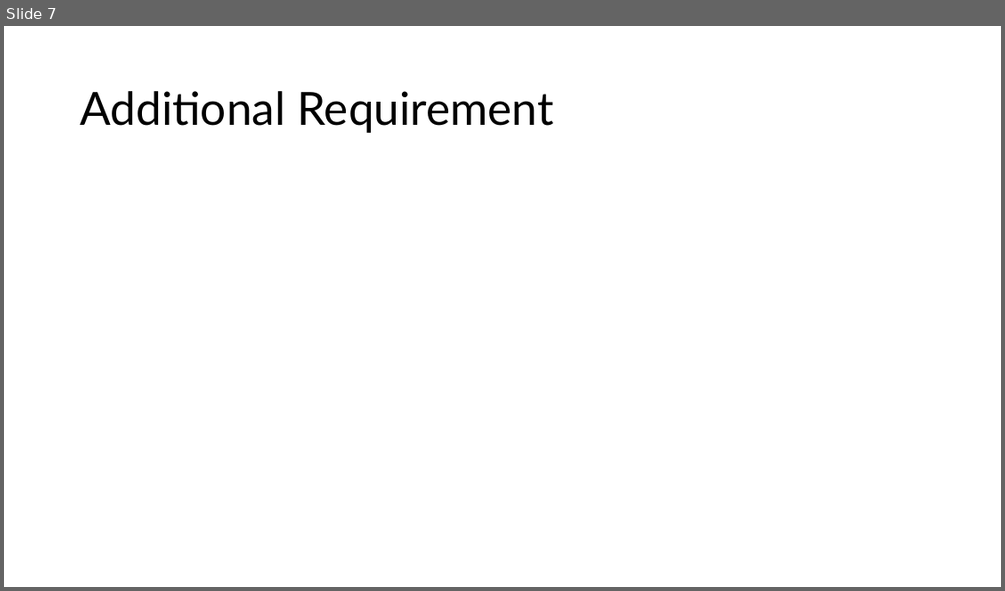
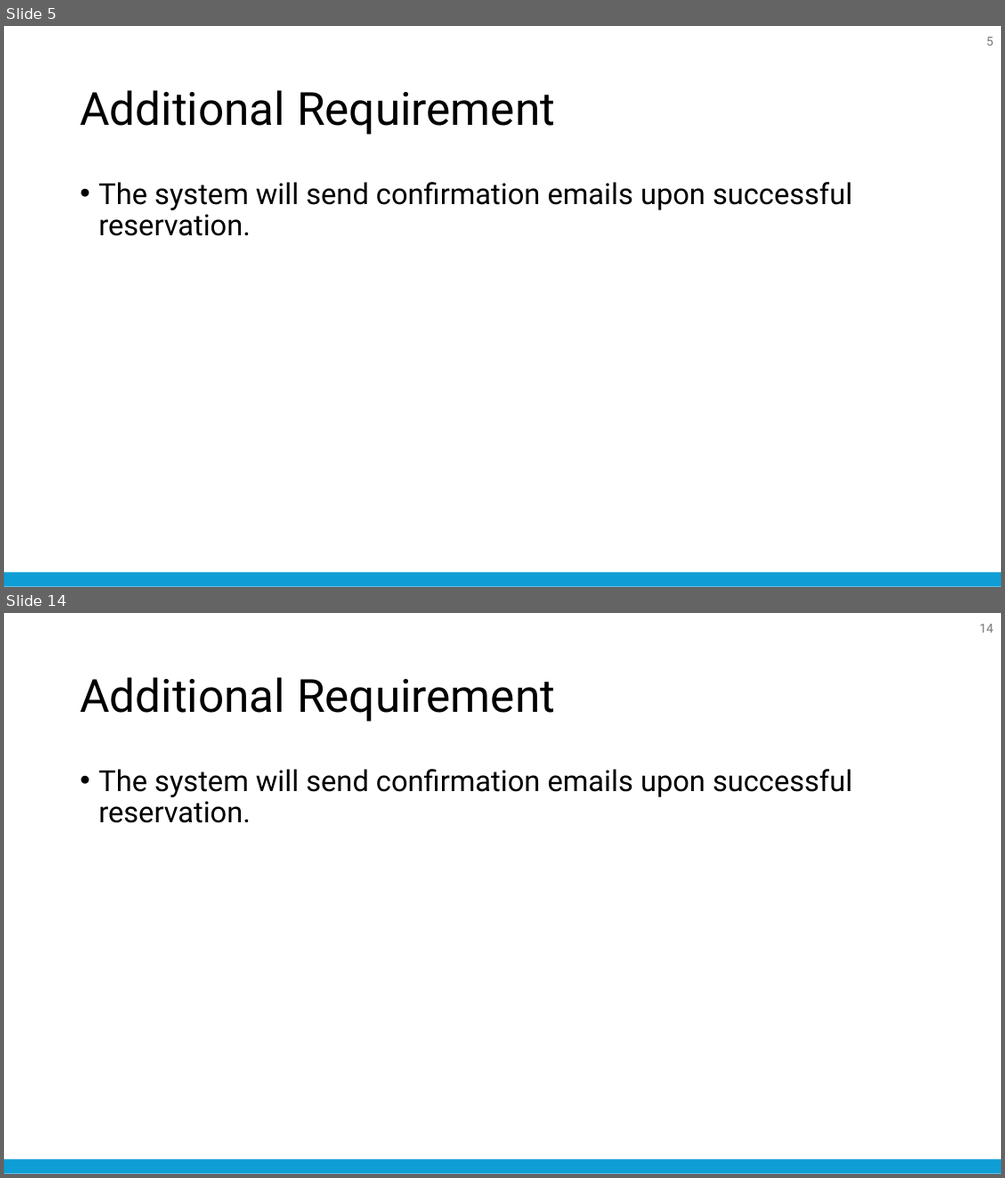
Before and after one commit to nattapong232/DentistBooking, a slide deck: SRS.pptx. Shown one above the other, each under a label of ours: slide 7 before the commit, slides 5 and 14 after it; the slides between them are not shown. The pictures are 1005x591 and 1005x1178 pixels, drawn with LibreOffice and Linux fonts; fonts in the diff are those of the drawing. Boxes give left, top, right and bottom in pixels: in the first picture for what was removed or moved away, otherwise in the second. Text is boxed around its words. In the diff, an @@ line names an element or a change of style, - is before the commit and + after.

```diff
--- a/SRS.pptx
+++ b/SRS.pptx
@@ slide 14 added at [4,613,1001,1174], background #FFFFFF; not listed: 1 template element that a slide beside it also shows @@
@@ page number added at [979,624,994,633], 12 pt, text #797979 @@
+14
@@ title added at [80,677,555,722], 44 pt, text #000000 @@
+Additional Requirement
@@ text added at [98,769,852,823], 28 pt, text #000000 @@
+• The system will send confirmation emails upon successful reservation.
@@ what was slide 7 is now slide 5 @@
@@ slide 5 changed as well @@
@@ page number added at [987,37,994,46], 12 pt, text #797979 @@
+5
@@ title "Additional Requirement" at [80,90,555,135]: font Lato to Roboto @@
@@ text added at [98,182,852,236], 28 pt, text #000000 @@
+• The system will send confirmation emails upon successful reservation.
@@ rounded rectangle added at [4,572,1001,586], fill #0E9ED5 @@
```
Also in this commit, not shown: 6 other slides changed, 12 other slides added, 3 slides removed, 12 other files.
